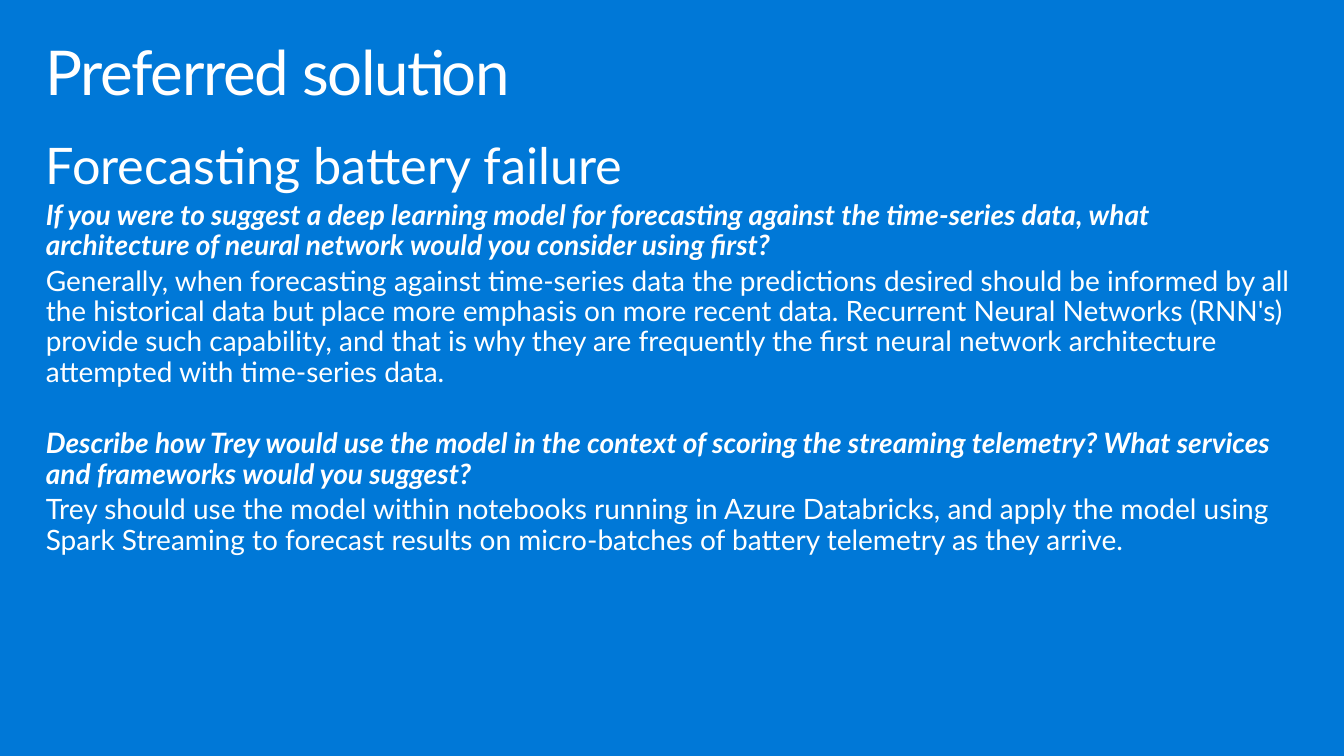
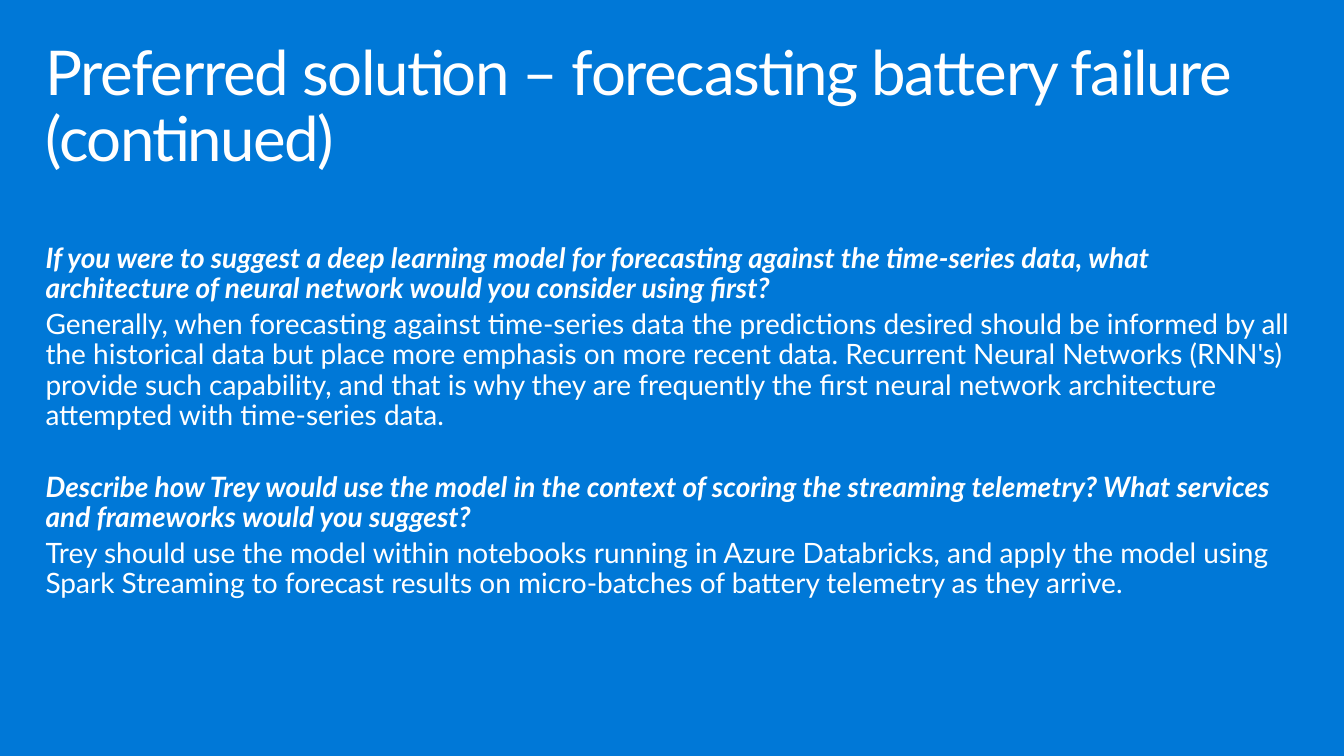
Before and after one commit to ocplatest/MCW-Machine-Learning, a slide deck: slide 20 of Whiteboard design session/WDS trainer presentation - Machine Learning.pptx. Drawn at 1344x756 pixels with LibreOffice and Linux fonts; fonts in the diff are those of the drawing. Boxes give left, top, right and bottom in pixels: in the first picture for what was removed or moved away, otherwise in the second. Text is boxed around its words. In the diff, an @@ line names an element or a change of style, - is before the commit and + after.

```diff
--- a/Whiteboard design session/WDS trainer presentation - Machine Learning.pptx
+++ b/Whiteboard design session/WDS trainer presentation - Machine Learning.pptx
@@ title at <box>46,49,1233,170</box>: text changed @@
-Preferred solution
+Preferred solution – forecasting battery failure (continued)
@@ text at <box>46,147,623,193</box>: paragraph removed @@
-Forecasting battery failure
@@ text "If you were to suggest ...": place and size @@
-text "If you were to suggest ..." at <box>46,147,1289,555</box>
+text "If you were to suggest ..." at <box>46,247,1289,598</box>
```
Also in this commit, not shown: 20 other slides changed, 3 other files.
